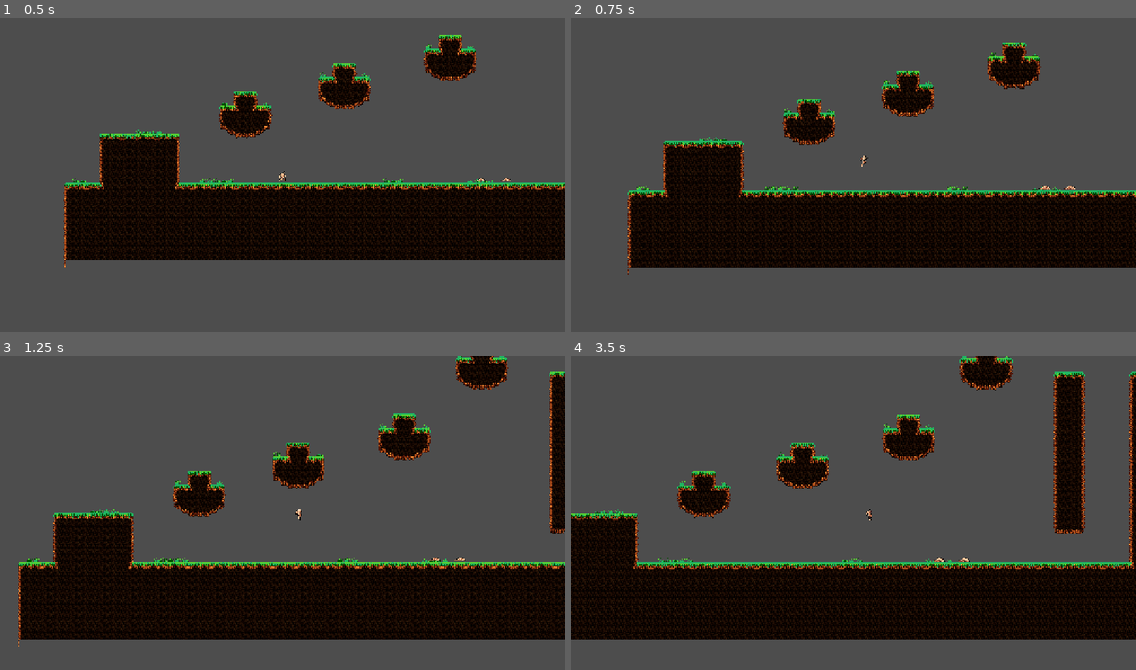
Above: before the commit, frames 1-4 (two rows, left to right).
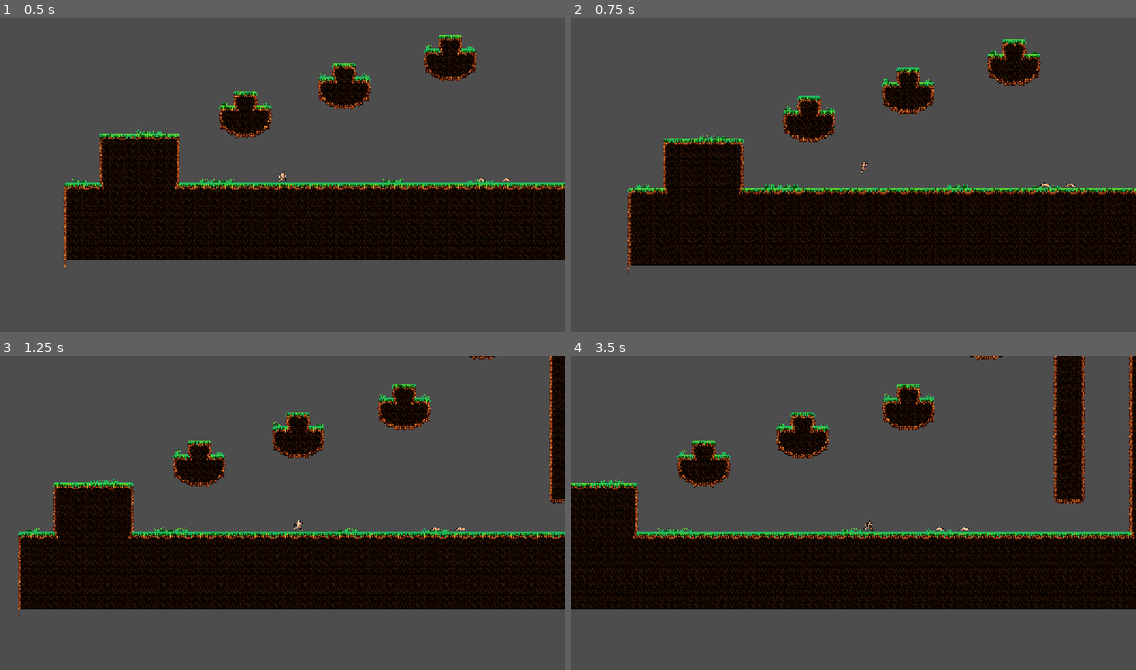
Above: after the commit, the same moments.

Repository: Hynkel65/game-jam-c-dawg
Game: Godot game, scene res://Scene/world.tscn
Same seed, same stepped clock (60 frames per second), same inputs: the game is played once before the commit and once after it.
Inputs:
- Up to frame 1 (0.5 s): no input
- Up to frame 2 (0.75 s): hold D (move_right) from 0.53 s (still down); tap W (jump) at 0.6 s
- Up to frame 3 (1.25 s): keep holding D (move_right); tap W (jump) at 0.77, 1.07 s
- Up to frame 4 (3.5 s): tap W (jump) at 1.35, 1.52, 1.82, 2.1, 2.85, 3.02, 3.32 s; release D (move_right) at 2.03 s; hold A (move_left) 2.03-2.78 s; hold D (move_right) from 2.78 s (still down)

Frame 1 is identical in both runs. In frame 2, 11% of the frame differs, in the area x 10-100%, y 6-82%; in frame 3, 31%; in frame 4, 33%, in the area x 0-100%, y 0-91%.

Commit message:
wall jump works (for now)

Diff:
--- a/Script/player.gd
+++ b/Script/player.gd
@@ -2,8 +2,10 @@
 
 # Core Movement Variables
 const SPEED = 200.0
-const JUMP_VELOCITY = -450.0
-const WALL_JUMP_VELOCITY = 300.0
+const JUMP_VELOCITY = -300.0
+const WALL_JUMP_VELOCITY = -200.0
+const WALL_JUMP_COOLDOWN_TIME = 0.5
+
 var gravity = ProjectSettings.get_setting("physics/2d/default_gravity")
 
 # Ability Variables (The Core Progression System)
@@ -13,6 +15,8 @@
 
 # Variable to track if a double jump has been used since leaving the ground
 var can_double_jump = false
+
+var wall_jump_cooldown: float = 0.0
 
 var last_direction: float = 1.0
 
@@ -31,33 +35,38 @@
 
 # --- CORE PHYSICS PROCESSING ---
 func _physics_process(delta):
+	if wall_jump_cooldown > 0.0:
+		wall_jump_cooldown -= delta
+
 	# --- Apply Gravity ---
 	if not is_on_floor():
 		velocity.y += gravity * delta
 
-		# WALL CLING MECHANIC (Rescued Pal #2)
 		var horizontal_input = Input.get_axis("move_left", "move_right")
-		if has_wall_jump and horizontal_input != 0 and is_on_wall():
-			velocity.y = min(velocity.y, 50.0) # Slow fall down wall
-
-	else: # Reset double jump only when touching the floor
+		if is_on_wall():
+			if wall_jump_cooldown <= 0.0 and sign(horizontal_input) == -get_wall_normal().x and horizontal_input != 0:
+				velocity.y = min(velocity.y, 50.0) # Slow the fall
+	else:
 		can_double_jump = has_double_jump
+		wall_jump_cooldown = 0.0
 
 	# 2. Handle Jump Input
 	if Input.is_action_just_pressed("jump"):
 		if is_on_floor():
 			velocity.y = JUMP_VELOCITY
-			can_double_jump = has_double_jump # Reset double jump availability
 
 		# WALL JUMP MECHANIC (Rescued Pal #2) - Check before double jump
 		elif has_wall_jump and is_on_wall():
 			# Determine opposite direction of the wall (e.g., if wall is on the right, jump left)
 			var wall_normal = get_wall_normal()
+
+			# Apply the forced horizontal and vertical velocity
 			velocity.x = -wall_normal.x * WALL_JUMP_VELOCITY
 			velocity.y = JUMP_VELOCITY
-			# Update last_direction to face the direction of the wall jump
-			last_direction = velocity.x / WALL_JUMP_VELOCITY
-			can_double_jump = true # Reset double jump after a wall jump
+			last_direction = velocity.x
+
+			# START COOLDOWN: Player loses horizontal control briefly
+			wall_jump_cooldown = WALL_JUMP_COOLDOWN_TIME
 
 		# DOUBLE JUMP MECHANIC (Rescued Pal #1)
 		elif can_double_jump:
@@ -66,31 +75,28 @@
 
 	# 3. Handle Horizontal Movement
 	var direction = Input.get_axis("move_left", "move_right")
-	if direction:
-		# Wall jumping usually means velocity.x is high, so check direction of motion
-		# and only override if the player isn't actively moving away from the wall.
-		if is_on_floor() or sign(velocity.x) == sign(direction) or abs(velocity.x) < WALL_JUMP_VELOCITY:
+	if wall_jump_cooldown <= 0.0:
+		if direction:
 			velocity.x = direction * SPEED
 			last_direction = direction
-	else:
-		velocity.x = move_toward(velocity.x, 0, SPEED * 0.1)
+		else:
+			velocity.x = move_toward(velocity.x, 0, SPEED * 0.1)
 
-	# 4. Use built-in function to move the body
 	move_and_slide()
 
 	# Animation
 	if not is_on_floor():
-		# WALL CLING ANIMATION CHECK
-		if has_wall_jump and is_on_wall() and velocity.y > 0 and direction != 0:
-			# If clinging to a wall, use a specific animation or the Fall one
-			$AnimatedSprite2D.animation = "Cling"
-			$AnimatedSprite2D.flip_h = last_direction > 0
-		elif velocity.y < 0:
+		if velocity.y < 0:
 			$AnimatedSprite2D.animation = "Jump"
 			$AnimatedSprite2D.flip_h = last_direction < 0
-		else: # velocity.y >= 0 (Falling)
-			$AnimatedSprite2D.animation = "Fall"
-			$AnimatedSprite2D.flip_h = last_direction < 0
+		elif velocity.y > 0:
+			if is_on_wall():
+				$AnimatedSprite2D.animation = "Cling"
+				$AnimatedSprite2D.flip_h = last_direction > 0
+			else:
+				# Simple Fall
+				$AnimatedSprite2D.animation = "Fall"
+				$AnimatedSprite2D.flip_h = last_direction < 0
 
 	elif velocity.x != 0:
 		# Running/Moving on the floor
@@ -114,13 +120,11 @@
 		"double_jump":
 			if not has_double_jump:
 				has_double_jump = true
-				sm.set_ability_state("has_double_jump", true)
 				state_changed = true
 
 		"wall_jump":
 			if not has_wall_jump:
 				has_wall_jump = true
-				sm.set_ability_state("has_wall_jump", true)
 				state_changed = true
 
 		_:
@@ -128,6 +132,7 @@
 
 	if state_changed:
 		sm.set_ability_state(ability_name, true)
+		sm.save_game()
 		print("Ability Unlocked: ", ability_name)
 
 	# Optional: Show UI update here
--- a/project.godot
+++ b/project.godot
@@ -17,7 +17,6 @@
 
 [autoload]
 
-save_manager="*res://Script/save_manager.gd"
 SaveManager="*res://Script/SaveManager.gd"
 
 [display]
